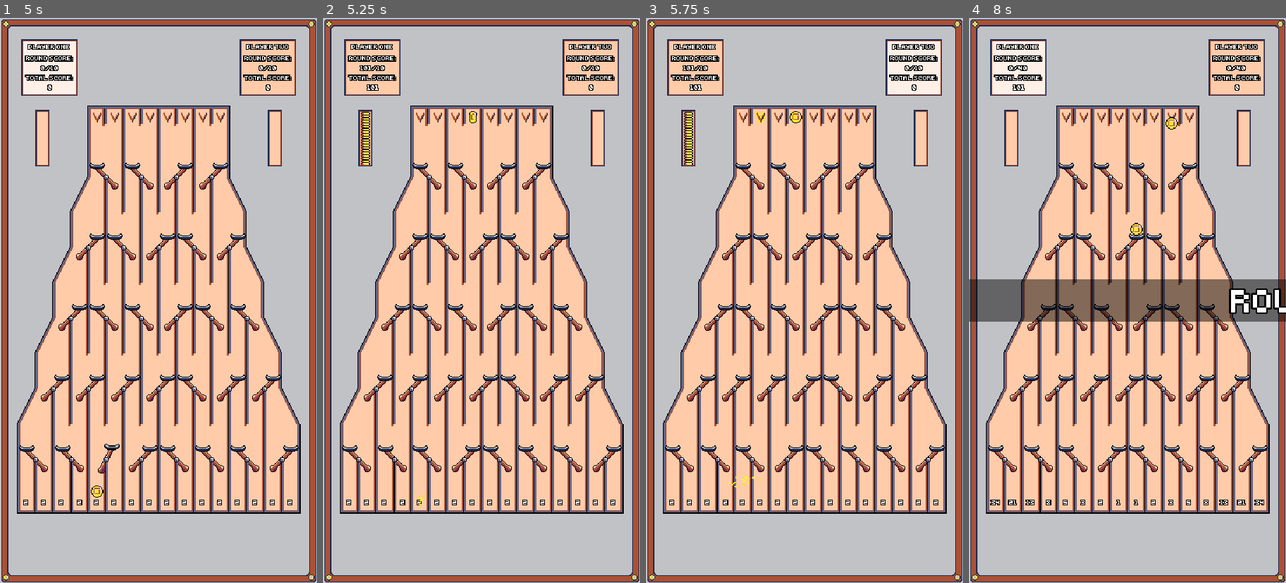
Above: before the commit, frames 1-4 (left to right).
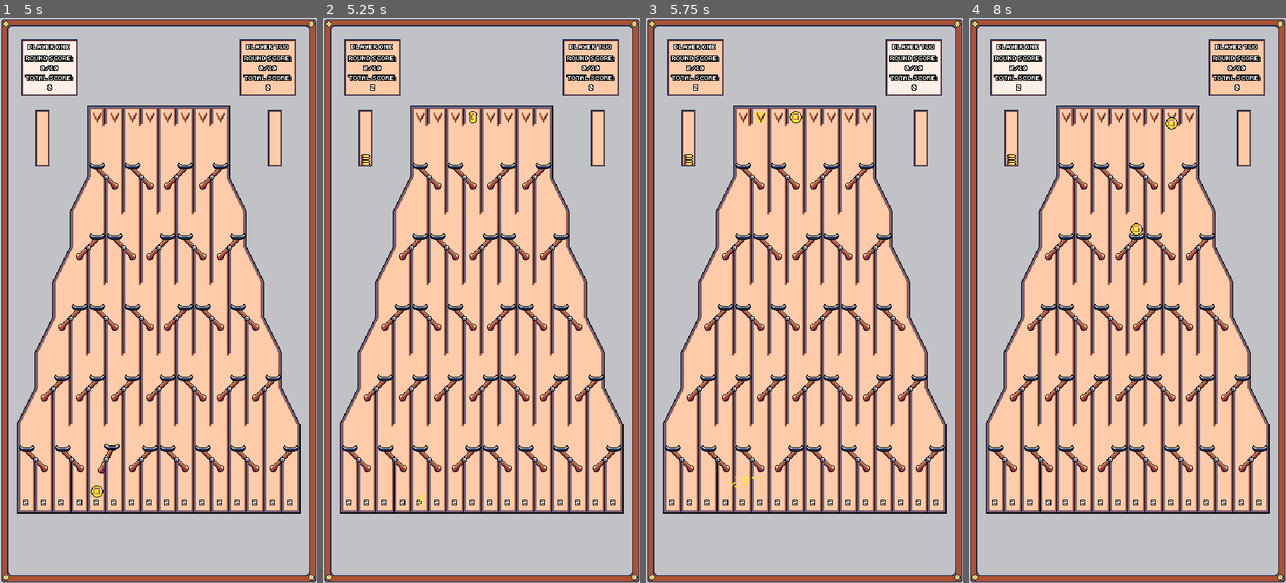
Above: after the commit, the same moments.

Repository: nico-bebop/Coin-Drop
Game: Godot game, scene res://menu/main_menu.tscn
Same seed, same stepped clock (60 frames per second), same inputs: the game is played once before the commit and once after it.
Inputs (mouse positions are in pixels of both pictures, inside the frame that each line leads up to):
- Up to frame 1 (5 s): click "SINGLE PLAYER" at 0.5 s; click "SINGLE PLAYER" at 1.25 s; click "2 PLAYER VERSUS" at 2 s; move the mouse to (98, 119) at 2.77 s; click (98, 119) at 2.85 s; move the mouse to (114, 119) at 3.52 s; click (114, 119) at 3.6 s; move the mouse to (133, 119) at 4.27 s; click (133, 119) at 4.35 s
- Up to frame 2 (5.25 s): move the mouse to (471, 119) at 5.02 s; click (471, 119) at 5.1 s
- Up to frame 3 (5.75 s): no input
- Up to frame 4 (8 s): move the mouse to (1137, 119) at 5.77 s; click (1137, 119) at 5.85 s; move the mouse to (1152, 119) at 6.52 s; click (1152, 119) at 6.6 s; move the mouse to (1171, 119) at 7.27 s; click (1171, 119) at 7.35 s

Frame 1 is identical in both runs. In frame 2, 0.3% of the frame differs, in the area x 11-20%, y 8-25%; in frame 3, 0.3%; in frame 4, 7.5%, in the area x 0-100%, y 8-87%.

Commit message:
Coin collision refactor

Diff:
--- a/board/fixed_parts/score_slot.gd
+++ b/board/fixed_parts/score_slot.gd
@@ -23,7 +23,7 @@
 
 
 func _on_ScoreSlot_body_entered(body):
-	emit_signal("add_score", slot_score * body.get("multiplier")+99)
+	emit_signal("add_score", slot_score * body.get("multiplier"))
 	coin_score_audio.play()
 	confetti_effect.emitting = true
 	body.queue_free()
--- a/board/moving_parts/coin.gd
+++ b/board/moving_parts/coin.gd
@@ -15,6 +15,7 @@
 var velocity = Vector2.ZERO
 
 onready var animation_player = $AnimationPlayer
+onready var coin_collision = $CoinCollision
 onready var coin_combine_audio = $CoinCombineAudio
 onready var coin_land_audio = $CoinLandAudio
 onready var label = $Label
@@ -39,6 +40,7 @@
 		Globals.DOWN:
 			velocity = velocity.move_toward(Vector2.DOWN * MAX_SPEED, ACCELERATION * delta)
 		Globals.LEFT, Globals.RIGHT:
+			is_moving = true
 			global_position = global_position.move_toward(target_position, ACCELERATION / 2.0 * delta)
 
 	if global_position == target_position:
@@ -52,7 +54,14 @@
 		can_shine = false
 
 
-func combine_coin():
+func combine(coins):
+	if coins[0].is_moving && coins[1].is_moving:
+		play_combine_effects()
+		change_multiplier(coins[0].multiplier + coins[1].multiplier)
+		coins[0].queue_free()
+
+
+func play_combine_effects():
 	animation_player.stop()
 	animation_player.play("HorizontalFlip")
 	coin_combine_audio.play()
@@ -65,17 +74,21 @@
 	label.text = str(multiplier)
 
 
+func _on_CoinCollision_body_entered(_body):
+	if !is_moving:
+		direction = orientation
+
+	var bodies = coin_collision.get_overlapping_bodies()
+	if bodies.size() > 1:
+		combine(bodies)
+
+
 func _on_SwitchCollision_body_entered(body):
 	is_moving = false
 	orientation = body.get("orientation")
 	coin_land_audio.play()
 	emit_signal("check_moving_coins")
 	set_target_position()
-
-
-func _on_CoinCollision_combine(value):
-	combine_coin()
-	change_multiplier(value)
 
 
 func _on_SwitchCollision_body_exited(_body):
--- a/board/moving_parts/coin.tscn
+++ b/board/moving_parts/coin.tscn
@@ -1,9 +1,8 @@
-[gd_scene load_steps=15 format=2]
+[gd_scene load_steps=14 format=2]
 
 [ext_resource path="res://assets/audio/coin_merge.mp3" type="AudioStream" id=1]
 [ext_resource path="res://assets/audio/coin_fall.mp3" type="AudioStream" id=2]
 [ext_resource path="res://board/moving_parts/coin.gd" type="Script" id=3]
-[ext_resource path="res://board/moving_parts/coin_collision.gd" type="Script" id=4]
 [ext_resource path="res://assets/effects/sparkle.tscn" type="PackedScene" id=5]
 [ext_resource path="res://assets/fonts/default7px.tres" type="DynamicFont" id=6]
 [ext_resource path="res://assets/sprites/game/coin.png" type="Texture" id=7]
@@ -78,21 +77,17 @@
 hframes = 9
 
 [node name="CollisionShape2D" type="CollisionShape2D" parent="."]
-visible = false
 rotation = 1.5708
 shape = SubResource( 11 )
 
 [node name="CoinCollision" type="Area2D" parent="."]
-visible = false
 collision_layer = 8
 collision_mask = 8
-script = ExtResource( 4 )
 
 [node name="CollisionShape2D" type="CollisionShape2D" parent="CoinCollision"]
 shape = SubResource( 9 )
 
 [node name="SwitchCollision" type="Area2D" parent="."]
-visible = false
 collision_layer = 8
 collision_mask = 2
 
@@ -127,8 +122,7 @@
 stream = ExtResource( 1 )
 
 [connection signal="tree_exited" from="." to="." method="_on_Coin_tree_exited"]
-[connection signal="body_entered" from="CoinCollision" to="CoinCollision" method="_on_CoinCollision_body_entered"]
-[connection signal="combine" from="CoinCollision" to="." method="_on_CoinCollision_combine"]
+[connection signal="body_entered" from="CoinCollision" to="." method="_on_CoinCollision_body_entered"]
 [connection signal="body_entered" from="SwitchCollision" to="." method="_on_SwitchCollision_body_entered"]
 [connection signal="body_exited" from="SwitchCollision" to="." method="_on_SwitchCollision_body_exited"]
 [connection signal="timeout" from="ShineTimer" to="." method="_on_ShineTimer_timeout"]
--- a/board/moving_parts/coin_collision.gd
+++ /dev/null
@@ -1,19 +0,0 @@
-extends Area2D
-
-signal combine(value)
-
-
-func _on_CoinCollision_body_entered(_body):
-	var coin = get_parent()
-	if !coin.is_moving:
-		coin.direction = coin.orientation
-
-	var bodies = get_overlapping_bodies()
-	if bodies.size() > 1:
-		combine(bodies)
-
-
-func combine(coins):
-	if coins[0].is_moving && coins[1].is_moving:
-		emit_signal("combine", coins[0].multiplier + coins[1].multiplier)
-		coins[0].queue_free()
